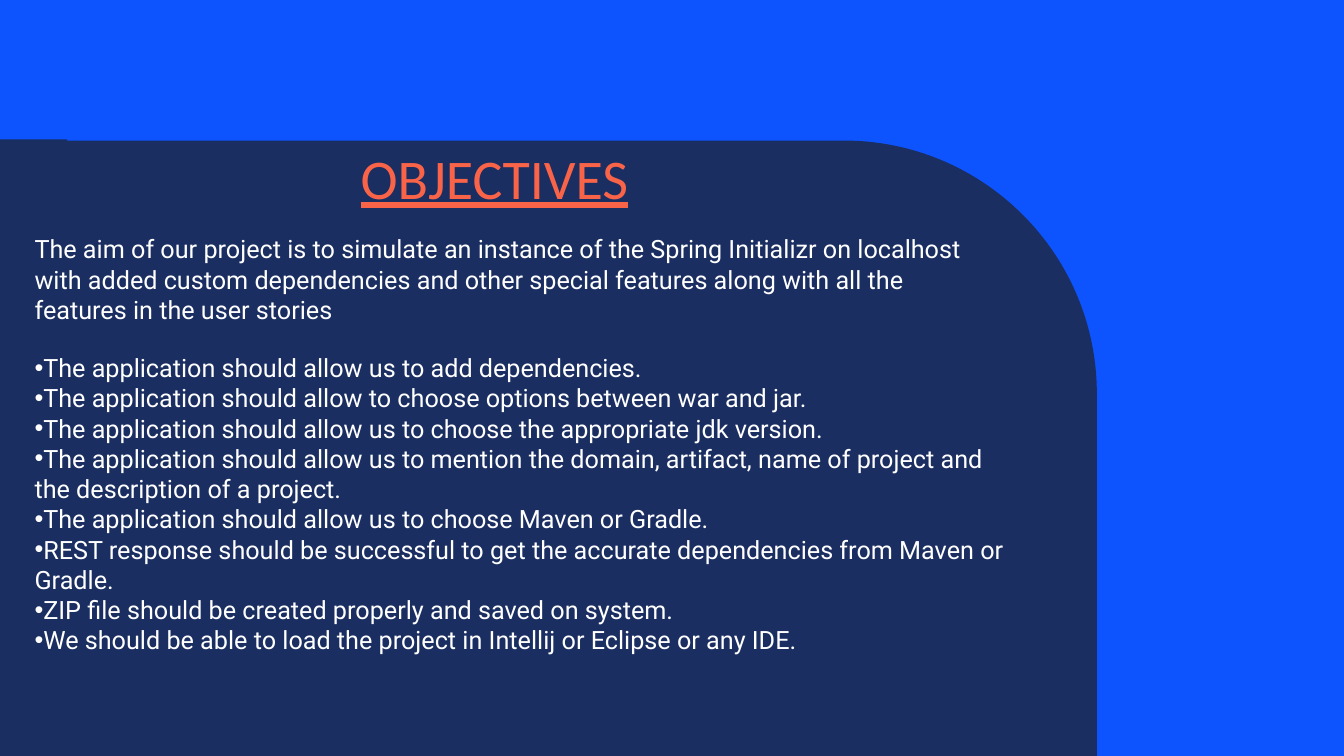
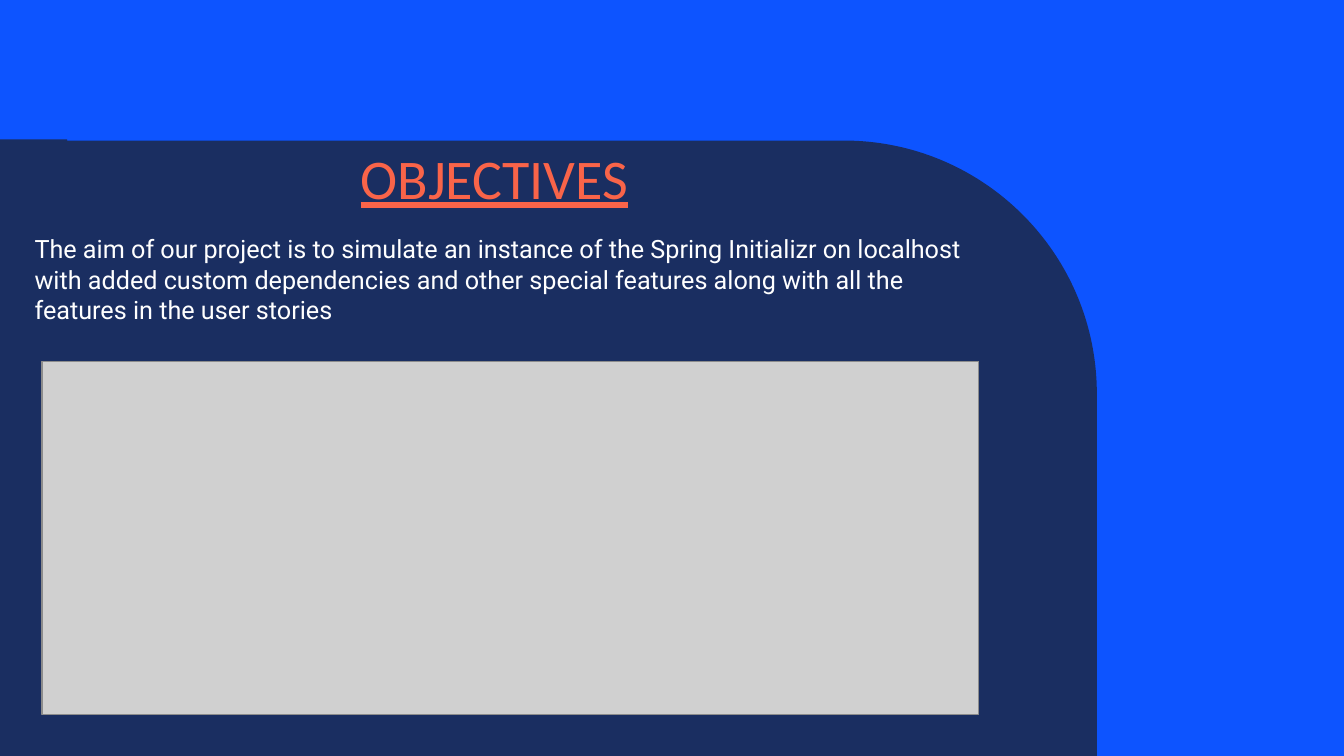
Before and after one commit to Tunir10Chaudhuri/Case_Study_Group_4, a slide deck: slide 3 of Case_Study_Group_4.pptx. Drawn at 1344x756 pixels with LibreOffice and Linux fonts; fonts in the diff are those of the drawing; grey boxes stand for pictures; background and template pictures are left out. Boxes give left, top, right and bottom in pixels: in the first picture for what was removed or moved away, otherwise in the second. Text is boxed around its words. In the diff, an @@ line names an element or a change of style, - is before the commit and + after.

```diff
--- a/Case_Study_Group_4.pptx
+++ b/Case_Study_Group_4.pptx
@@ text removed at [35,358,1003,655] @@
-• The application should allow us to add dependencies.
-• The application should allow to choose options between war and jar.
-• The application should allow us to choose the appropriate jdk version.
-• The application should allow us to mention the domain, artifact, name of project and the description of a project.
-• The application should allow us to choose Maven or Gradle.
-• REST response should be successful to get the accurate dependencies from Maven or Gradle.
-• ZIP file should be created properly and saved on system.
-• We should be able to load the project in Intellij or Eclipse or any IDE.
@@ picture added at [42,361,979,714] @@
```
Also in this commit, not shown: 3 other slides changed, 3 slides added, 3 slides removed.
